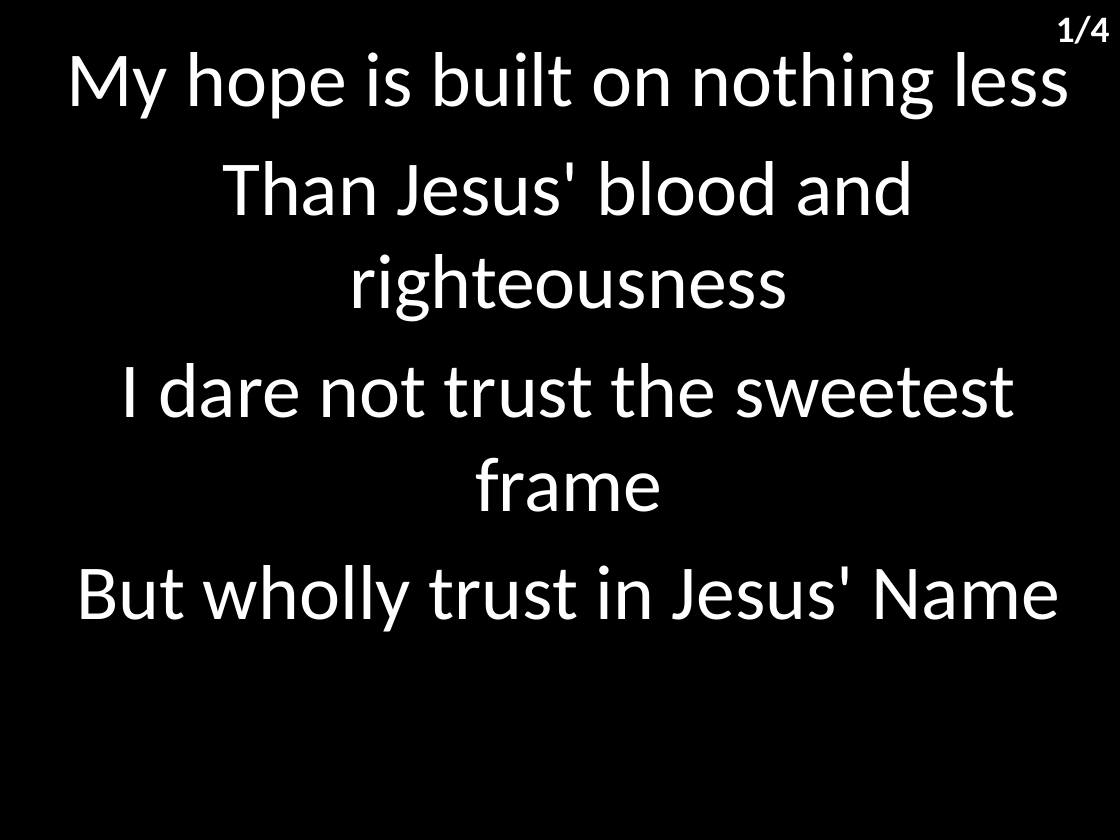
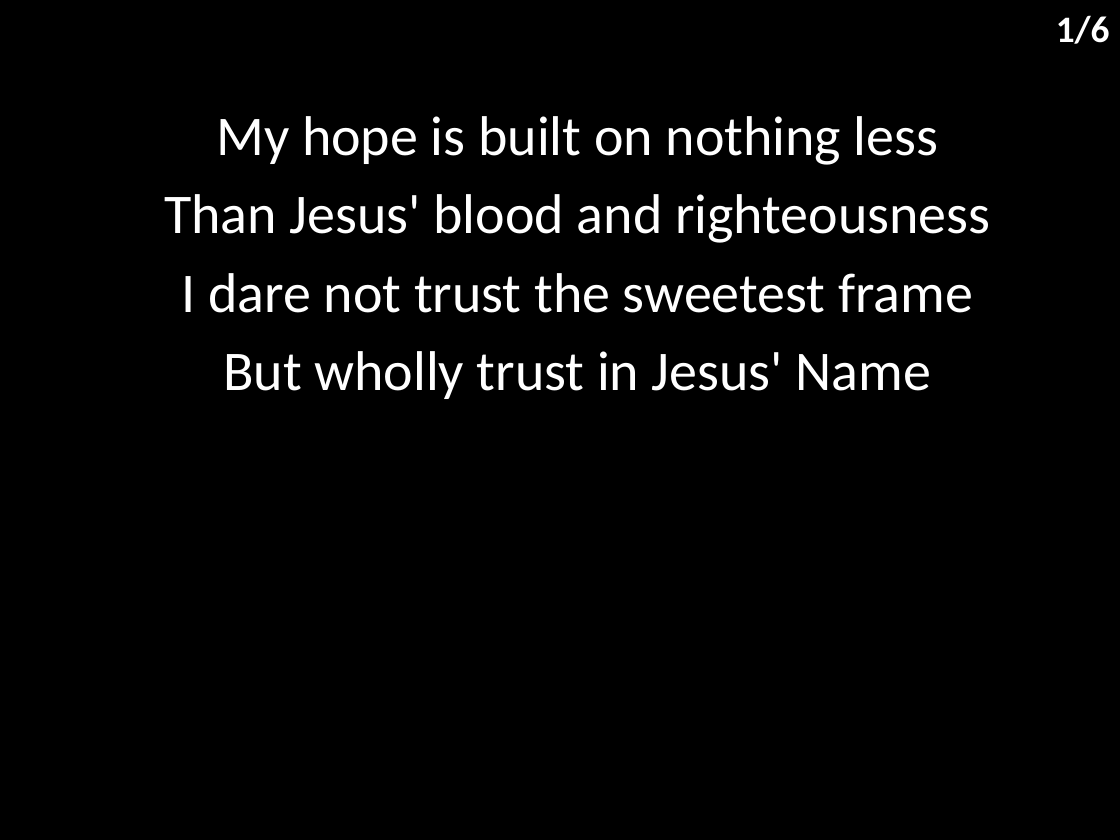
Before and after one commit to hoo-are-ya/worship, a slide deck: slide 2 of docs/songs/conerstone.pptx. Drawn at 1120x840 pixels with LibreOffice and Linux fonts; fonts in the diff are those of the drawing. Boxes give left, top, right and bottom in pixels: in the first picture for what was removed or moved away, otherwise in the second. Text is boxed around its words. In the diff, an @@ line names an element or a change of style, - is before the commit and + after.

```diff
--- a/docs/songs/conerstone.pptx
+++ b/docs/songs/conerstone.pptx
@@ text at bbox=[1056, 15, 1110, 44]: text changed @@
-1/4
+1/6
@@ subtitle "My hope is built on ...": place and size @@
-subtitle "My hope is built on ..." at bbox=[67, 41, 1069, 632]
+subtitle "My hope is built on ..." at bbox=[164, 116, 990, 399]
@@ subtitle "My hope is built on ..." at bbox=[164, 116, 990, 399]: size 50 to 36 pt; less space between paragraphs @@
```
Also in this commit, not shown: 3 other slides changed, 2 slides added, 4 other files.
